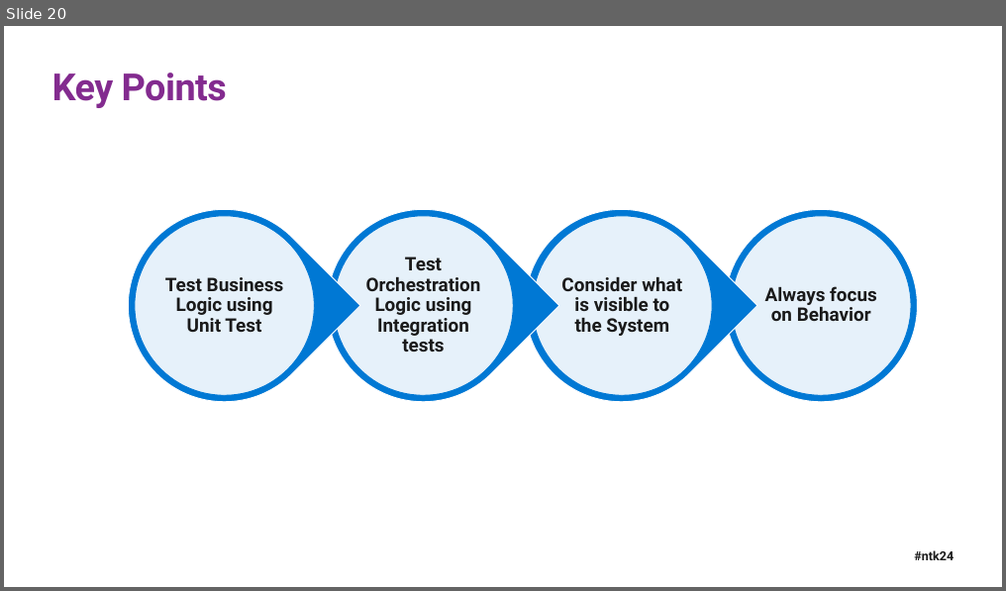
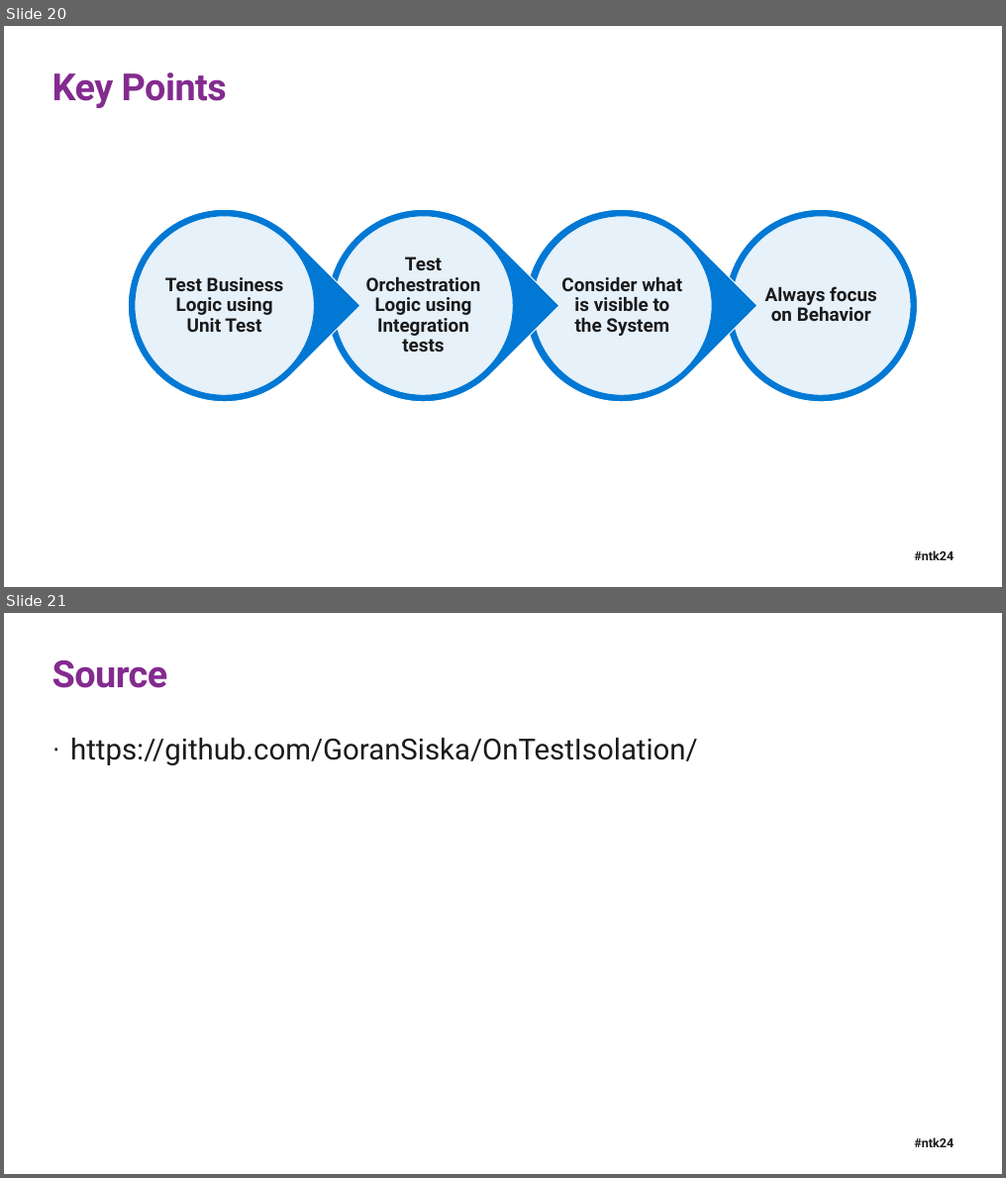
Before and after one commit to GoranSiska/OnTestIsolation, a slide deck: OnTestIsolation.pptx. Shown one above the other, each under a label of ours: slide 20 before the commit, slides 20 and 21 after it. The pictures are 1006x591 and 1006x1178 pixels, drawn with LibreOffice and Linux fonts; fonts in the diff are those of the drawing; background and template pictures are left out. Boxes give left, top, right and bottom in pixels: in the first picture for what was removed or moved away, otherwise in the second. Text is boxed around its words. In the diff, an @@ line names an element or a change of style, - is before the commit and + after.

Commit message:
mend

```diff
--- a/OnTestIsolation.pptx
+++ b/OnTestIsolation.pptx
@@ slide 21 added at (4, 613, 1002, 1174), background picture (left out); not listed: 1 template element that a slide beside it also shows @@
@@ title added at (53, 660, 168, 688), 36 pt, text #832B8F, bold @@
+Source
@@ text added at (70, 738, 698, 765), 28 pt, text #1A1A1A @@
+· https://github.com/GoranSiska/OnTestIsolation/
```
